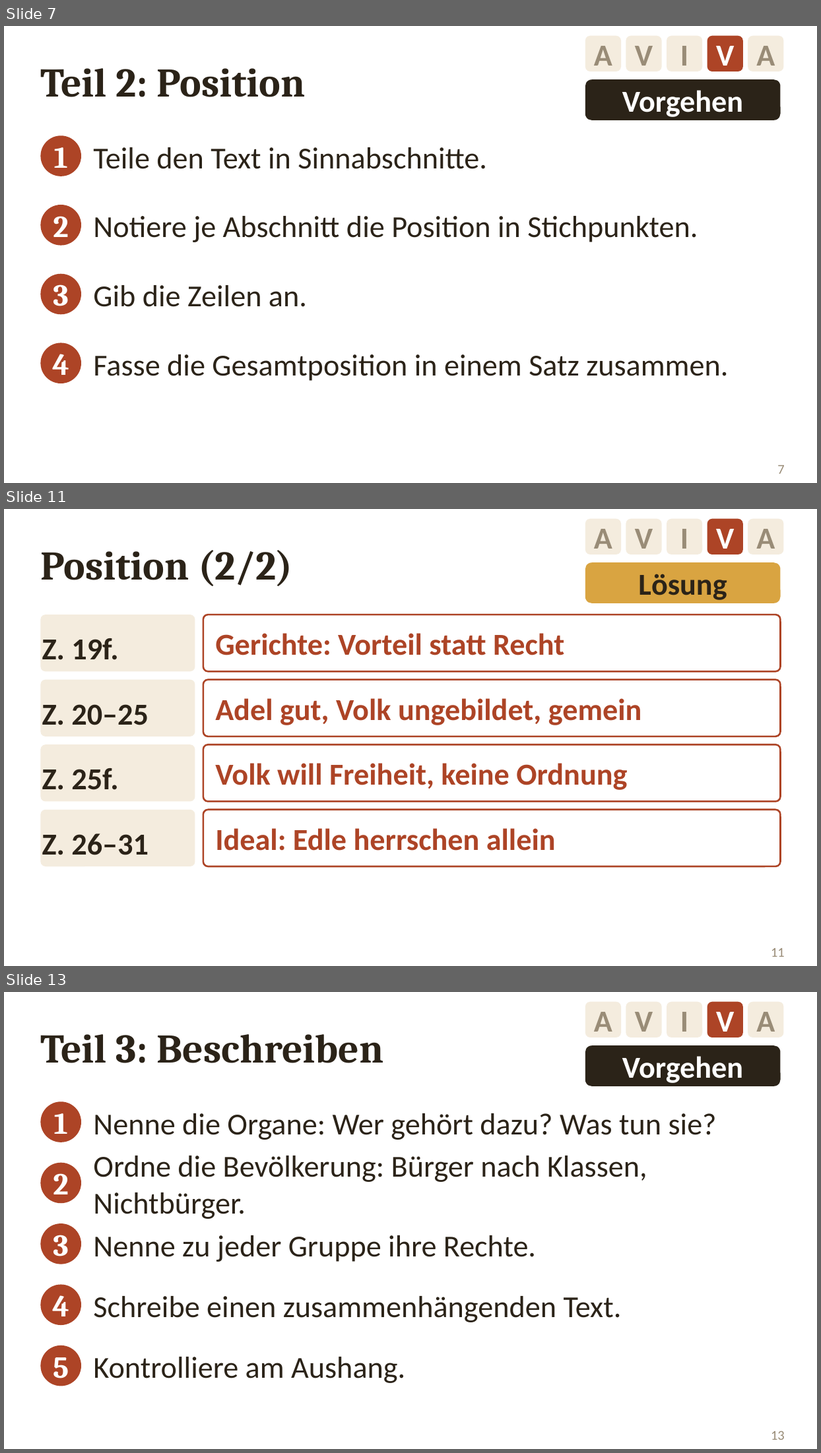
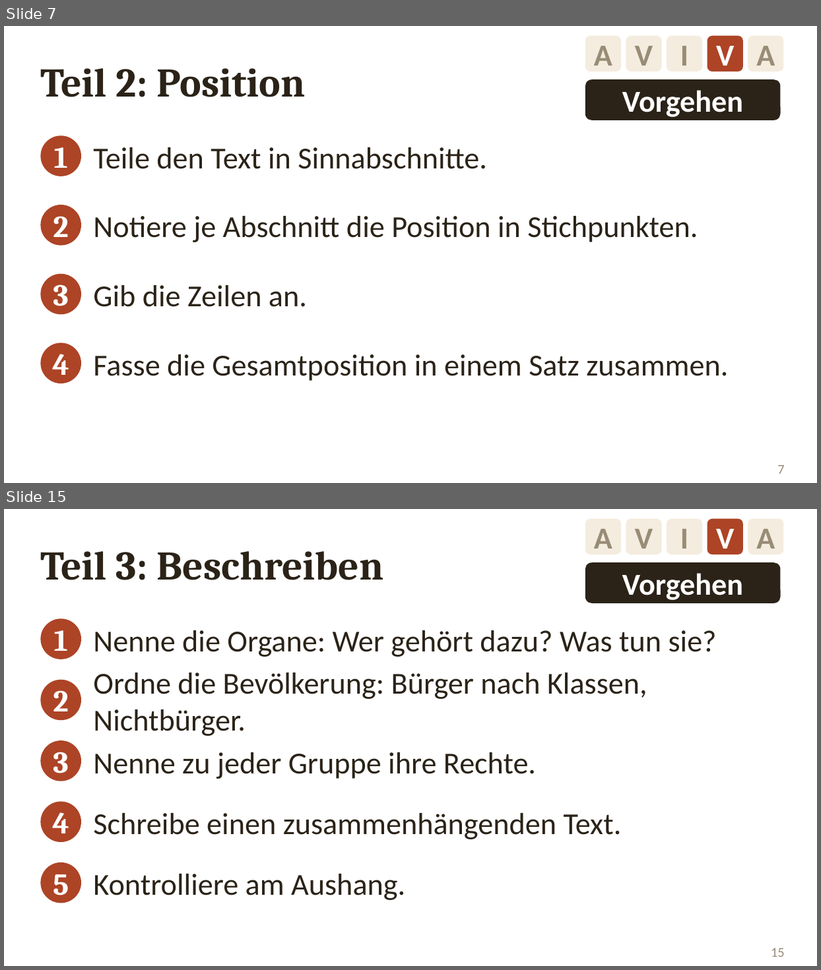
Before and after one commit to golzkonstantin-gif/Schule, a slide deck: Geschichte_11/Probeklausur_PseudoXenophon/Folien_Probeklausur.pptx. Shown one above the other, each under a label of ours: slides 7, 11 and 13 before the commit, slides 7 and 15 after it; the slides between them are not shown. The pictures are 821x1453 and 821x970 pixels, drawn with LibreOffice and Linux fonts; fonts in the diff are those of the drawing. Boxes give left, top, right and bottom in pixels: in the first picture for what was removed or moved away, otherwise in the second. Text is boxed around its words. In the diff, an @@ line names an element or a change of style, - is before the commit and + after.

```diff
--- a/Geschichte_11/Probeklausur_PseudoXenophon/Folien_Probeklausur.pptx
+++ b/Geschichte_11/Probeklausur_PseudoXenophon/Folien_Probeklausur.pptx
@@ slide 11 removed at <box>4,509,817,966</box>, background #FFFFFF @@
@@ rounded rectangle removed at <box>585,519,621,555</box> @@
-A
@@ rounded rectangle removed at <box>626,519,662,555</box> @@
-V
@@ rounded rectangle removed at <box>667,519,702,555</box> @@
-I
@@ rounded rectangle removed at <box>708,519,743,555</box> @@
-V
@@ rounded rectangle removed at <box>748,519,783,555</box> @@
-A
@@ text removed at <box>40,550,293,586</box> @@
-Position (2/2)
@@ rounded rectangle removed at <box>585,562,781,603</box> @@
-Lösung
@@ rounded rectangle removed at <box>40,615,195,671</box> @@
-Z. 19f.
@@ rounded rectangle removed at <box>203,615,781,671</box> @@
@@ text removed at <box>215,633,564,656</box> @@
-Gerichte: Vorteil statt Recht
@@ rounded rectangle removed at <box>40,680,195,737</box> @@
-Z. 20–25
@@ rounded rectangle removed at <box>203,680,781,737</box> @@
@@ text removed at <box>215,698,642,725</box> @@
-Adel gut, Volk ungebildet, gemein
@@ rounded rectangle removed at <box>40,745,195,802</box> @@
-Z. 25f.
@@ rounded rectangle removed at <box>203,745,781,802</box> @@
@@ text removed at <box>215,763,627,790</box> @@
-Volk will Freiheit, keine Ordnung
@@ rounded rectangle removed at <box>40,810,195,867</box> @@
-Z. 26–31
@@ rounded rectangle removed at <box>203,810,781,867</box> @@
@@ text removed at <box>215,828,556,851</box> @@
-Ideal: Edle herrschen allein
@@ page number removed at <box>771,949,785,957</box> @@
-11
@@ what was slide 13 is now slide 15 @@
@@ page number at <box>771,949,785,957</box>: text changed @@
-13
+15
```
Also in this commit, not shown: 4 slides changed, 3 slides added, 3 other files.
